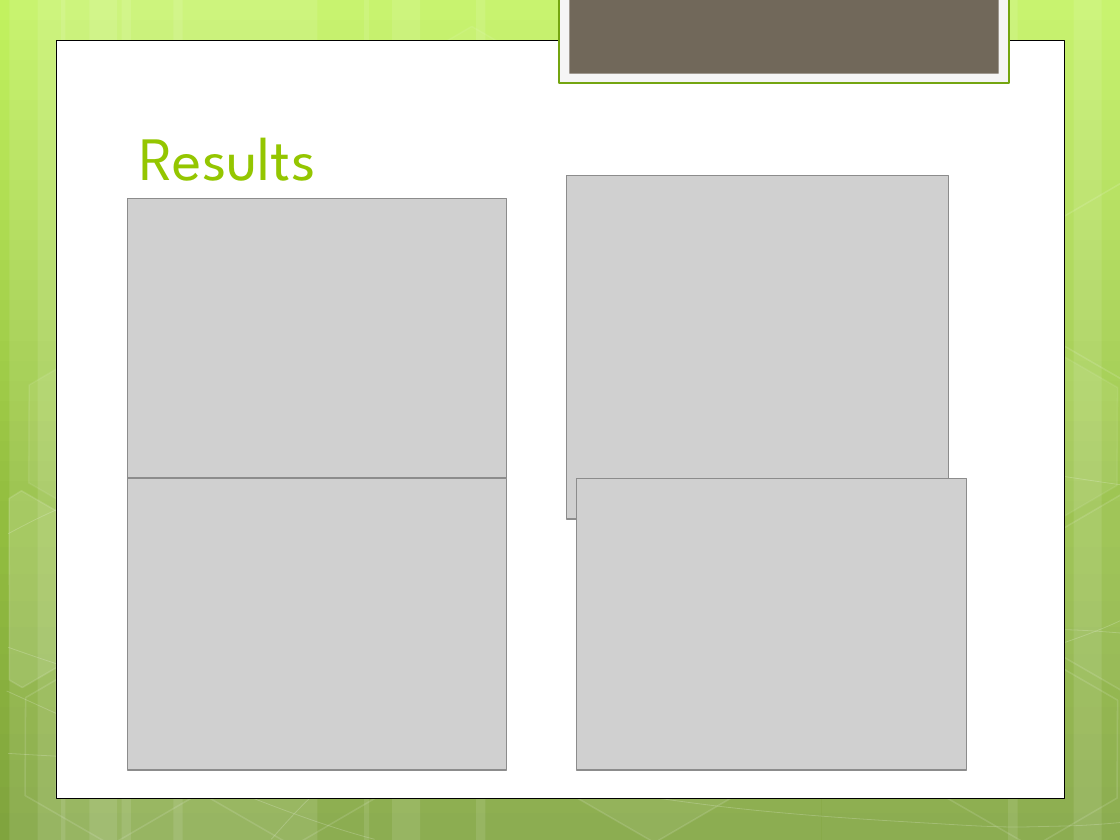
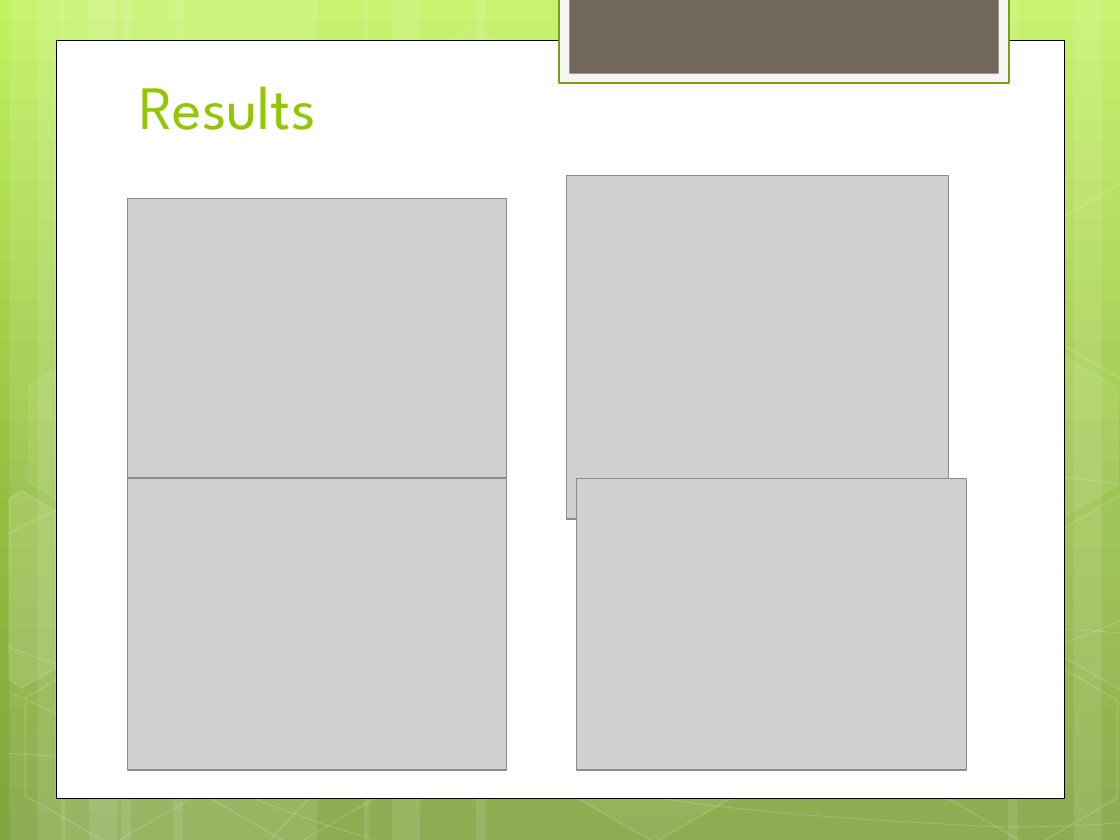
Before and after one commit to wolfes/backbone-store, a slide deck: slide 6 of presentation.pptx (slide 7 before the commit). Drawn at 1120x840 pixels with LibreOffice and Linux fonts; fonts in the diff are those of the drawing; grey boxes stand for pictures. Boxes give left, top, right and bottom in pixels: in the first picture for what was removed or moved away, otherwise in the second. Text is boxed around its words. In the diff, an @@ line names an element or a change of style, - is before the commit and + after.

```diff
--- a/presentation.pptx
+++ b/presentation.pptx
@@ title "Results" rewrapped from (x1=139, y1=137, x2=316, y2=199) to (x1=139, y1=86, x2=316, y2=130) @@
```
Also in this commit, not shown: 6 other slides changed, 1 slide removed.
